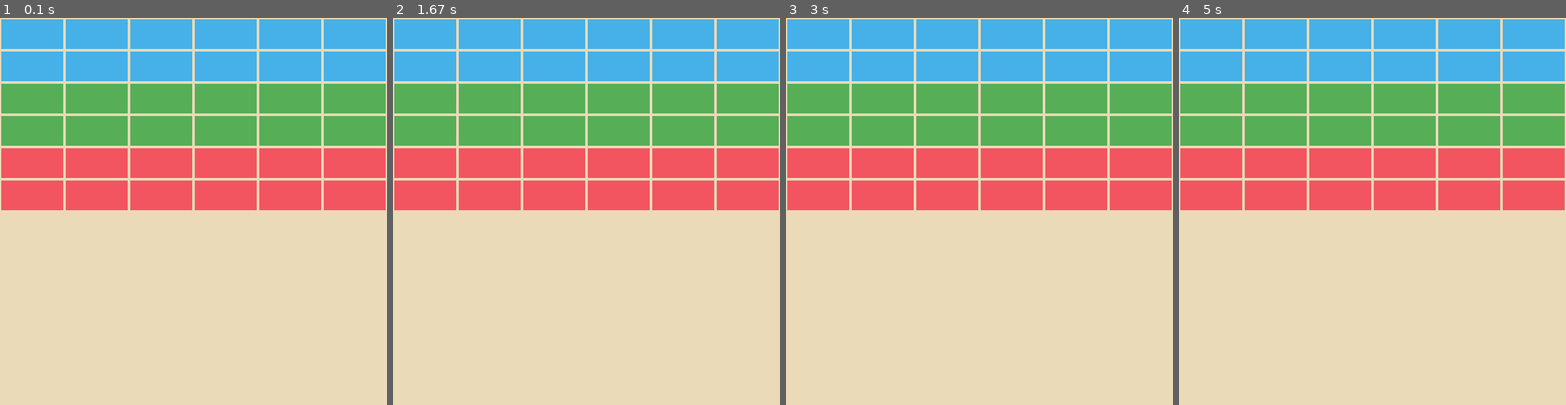
Above: before the commit, frames 1-4 (left to right).
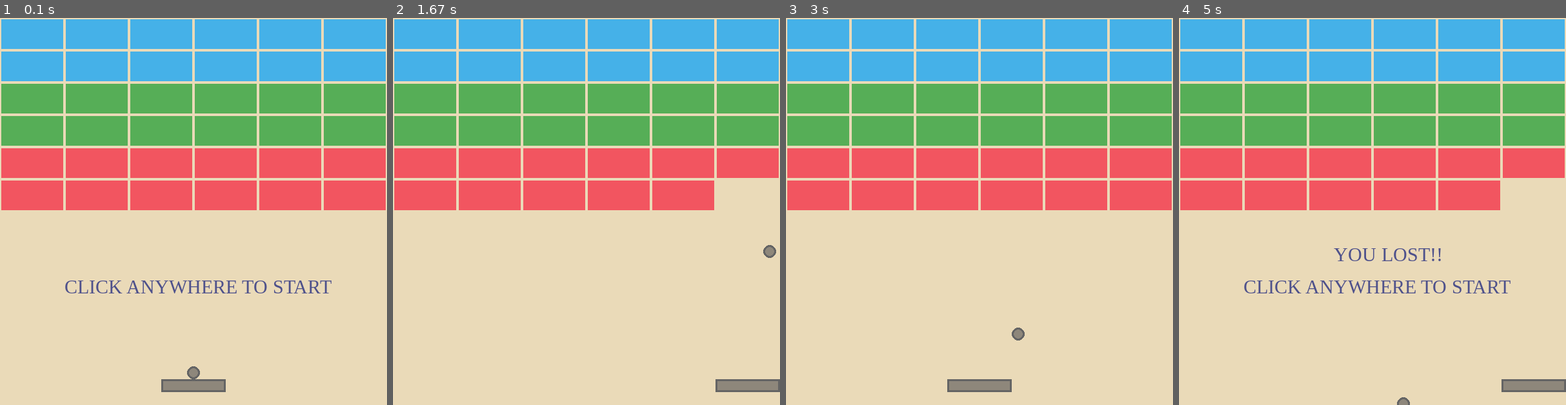
Above: after the commit, the same moments.

Repository: allifaiman02/python_project
Game: pygame game, started from PyGame_BreakOut/breakout.py
Same seed, same stepped clock (60 frames per second), same inputs: the game is played once before the commit and once after it.
Inputs (mouse positions are in pixels of both pictures, inside the frame that each line leads up to):
- Up to frame 1 (0.1 s): no input
- Up to frame 2 (1.67 s): click (586, 211) at 0.38 s; hold Right 0.67-1.13 s
- Up to frame 3 (3 s): hold Left 1.67-2.2 s; hold Left 2.23-2.63 s; click (1018, 296) at 2.72 s
- Up to frame 4 (5 s): hold Right 3-3.63 s; hold Left 3.67-4.13 s; hold Right 4.17-4.63 s

The runs differ from the first frame. In frame 1, 1.4% of the frame differs, in the area x 16-86%, y 67-97%; in frame 2, 1.9%; in frame 3, 0.6%; in frame 4, 2.9%, in the area x 16-100%, y 42-100%.

Commit message:
Complete Game

Diff:
--- a/PyGame_BreakOut/breakout.py
+++ b/PyGame_BreakOut/breakout.py
@@ -9,6 +9,8 @@
 screen = pygame.display.set_mode((screen_width, screen_height))
 pygame.display.set_caption("Breakout")
 
+#define font
+font = pygame.font.SysFont("Constantia", 30)
 
 #define the colours
 bg = (234, 218, 184)
@@ -16,10 +18,25 @@
 block_red = (242, 85, 96)
 block_green = (86, 174, 87)
 block_blue = (69, 177, 232)
+#paddle colours
+paddle_col = (142, 135, 123)
+paddle_outline = (100, 100, 100)
+#text colours
+text_col = (78, 81, 139)
+
 
 #define game variable
 cols = 6
 rows = 6
+clock = pygame.time.Clock()
+fps = 60
+live_ball = False
+game_over = 0
+
+#function for output text onto the screen
+def draw_text(text, font, text_col, x, y):
+    img = font.render(text, True, text_col)
+    screen.blit(img, (x,y))
 
 #brick wall class
 class wall():
@@ -68,24 +85,186 @@
                 pygame.draw.rect(screen, bg, (block[0]), 2)
 
 
-#creat a wall
+#paddle class
+class paddle():
+    def __init__(self):
+        self.reset()
+
+
+    def move(self):
+        #reset movement direction
+        self.direction = 0
+        key = pygame.key.get_pressed()
+        if key[pygame.K_LEFT] and self.rect.left > 0:
+            self.rect.x -= self.speed
+            self.direction = -1
+
+        if key[pygame.K_RIGHT] and self.rect.right < screen_width:
+            self.rect.x += self.speed
+            self.direction = 1
+
+    def draw(self):
+        pygame.draw.rect(screen, paddle_col, self.rect)
+        pygame.draw.rect(screen, paddle_outline, self.rect, 3)
+
+    def reset(self):
+        #define paddle variable
+        self.height = 20
+        self.width = int(screen_width / cols)
+        self.x = int((screen_width / 2) - (self.width / 2))
+        self.y = screen_height - (self.height * 2)
+        self.speed = 10
+        self.rect = Rect(self.x, self.y, self.width, self.height)
+        self.direction = 0
+
+
+
+#ball class
+class game_ball():
+    def __init__(self, x, y):
+        self.reset(x, y)
+
+    def move(self):
+
+        #collison threashhold
+        collison_thresh = 5
+
+        #start off with assumption that the wall is being destroyed completed
+        wall_destroyed = 1
+        row_counter = 0
+        for row in wall.blocks:
+            item_counter = 0
+            for item in row:
+                #check collison
+                if self.rect.colliderect(item[0]):
+                    #check collison from above
+                    if abs(self.rect.bottom - item[0].top) < collison_thresh and self.speed_y > 0:
+                        self.speed_y *= -1
+                    #check collison from below
+                    if abs(self.rect.top - item[0].bottom) < collison_thresh and self.speed_y < 0:
+                        self.speed_y *= -1
+                    #check collison from left
+                    if abs(self.rect.right - item[0].left) < collison_thresh and self.speed_x > 0:
+                        self.speed_x *= -1
+                    #check collison from right
+                    if abs(self.rect.left - item[0].right) < collison_thresh and self.speed_x < 0:
+                        self.speed_x *= -1
+
+                    #reduce the block's strength by doing damage to it
+                    if wall.blocks[row_counter][item_counter][1] > 1 :
+                        wall.blocks[row_counter][item_counter][1] -= 1
+                    else:
+                        wall.blocks[row_counter][item_counter][0] = (0,0,0,0)
+
+                #check if any block still exist whcih the wall is not destoryed
+                if wall.blocks[row_counter][item_counter][1] != (0,0,0,0):
+                    wall_destroyed = 0
+
+                #inceased item counter
+                item_counter += 1
+            #increased row counter
+            row_counter += 1
+        #after iteratin throught all the block, check if wall is destoryed
+        if wall_destroyed == 1:
+            self.game_over = 1
+
+
+
+        #Check for collison with walls
+        if self.rect.left < 0 or self.rect.right > screen_width:
+            self.speed_x *= -1
+
+        #Check for collison with top and bottom of the screen
+        if self.rect.top < 0:
+            self.speed_y *= -1
+        if self.rect.bottom > screen_height:
+            self.game_over = -1
+
+        #Look for collison for padle
+        if self.rect.colliderect(player_paddle):
+            #check if colliding from the top
+            if abs(self.rect.bottom - player_paddle.rect.top) < collison_thresh and self.speed_y > 0:
+                self.speed_y *= -1
+                self.speed_x += player_paddle.direction
+                if self.speed_x > self.speed_max:
+                    self.speed_x = self.speed_max
+                elif self.speed_x < 0 and self.speed_x < -self.speed_max:
+                    self.speed_x =  -self.speed_max
+
+            else :
+                self.speed_x *= -1
+
+        self.rect.x += self.speed_x
+        self.rect.y += self.speed_y
+
+        return self.game_over
+
+    def draw(self):
+        pygame.draw.circle(screen, paddle_col, (self.rect.x + self.ball_rad, self.rect.y + self.ball_rad), self.ball_rad)
+        pygame.draw.circle(screen, paddle_outline, (self.rect.x + self.ball_rad, self.rect.y + self.ball_rad), self.ball_rad, 3)
+
+    def reset(self, x, y):
+        self.ball_rad = 10
+        self.x = x - self.ball_rad
+        self.y = y
+        self.rect = Rect(self.x, self.y, self.ball_rad * 2, self.ball_rad * 2)
+        self.speed_x = 4
+        self.speed_y = -4
+        self.speed_max = 5
+        self.game_over = 0
+
+#create a wall
 wall = wall()
 wall.create_wall()
 
+#create paddle
+player_paddle = paddle()
+
+#create ball
+ball = game_ball(player_paddle.x + (player_paddle.width // 2), player_paddle.y - player_paddle.height)
+
+
 
 run = True
 while run:
 
+    clock.tick(fps)
     screen.fill(bg)
 
-    #draw wall
+    #draw object
     wall.draw_wall()
+    player_paddle.draw()
+    ball.draw()
+
+    if live_ball:
+        player_paddle.move()
+        game_over = ball.move()
+        if game_over != 0:
+            live_ball = False
+
+    #print player instruction
+    if not live_ball:
+        if game_over == 0:
+            draw_text("CLICK ANYWHERE TO START", font, text_col, 100, screen_height // 2 + 100)
+        elif game_over == 1:
+            draw_text("YOU WON!!", font, text_col, 240, screen_height // 2 + 50)
+            draw_text("CLICK ANYWHERE TO START", font, text_col, 100, screen_height // 2 + 100)
+        elif game_over == -1:
+            draw_text("YOU LOST!!", font, text_col, 240, screen_height // 2 + 50)
+            draw_text("CLICK ANYWHERE TO START", font, text_col, 100, screen_height // 2 + 100)
 
     for event in pygame.event.get():
 
         if event.type == pygame.QUIT:
             run = False
 
+        if event.type == pygame.MOUSEBUTTONDOWN and live_ball == False:
+            live_ball = True
+            ball.reset(player_paddle.x + (player_paddle.width // 2), player_paddle.y - player_paddle.height)
+            player_paddle.reset()
+            wall.create_wall()
+
+
     pygame.display.update()
 
 pygame.quit()
